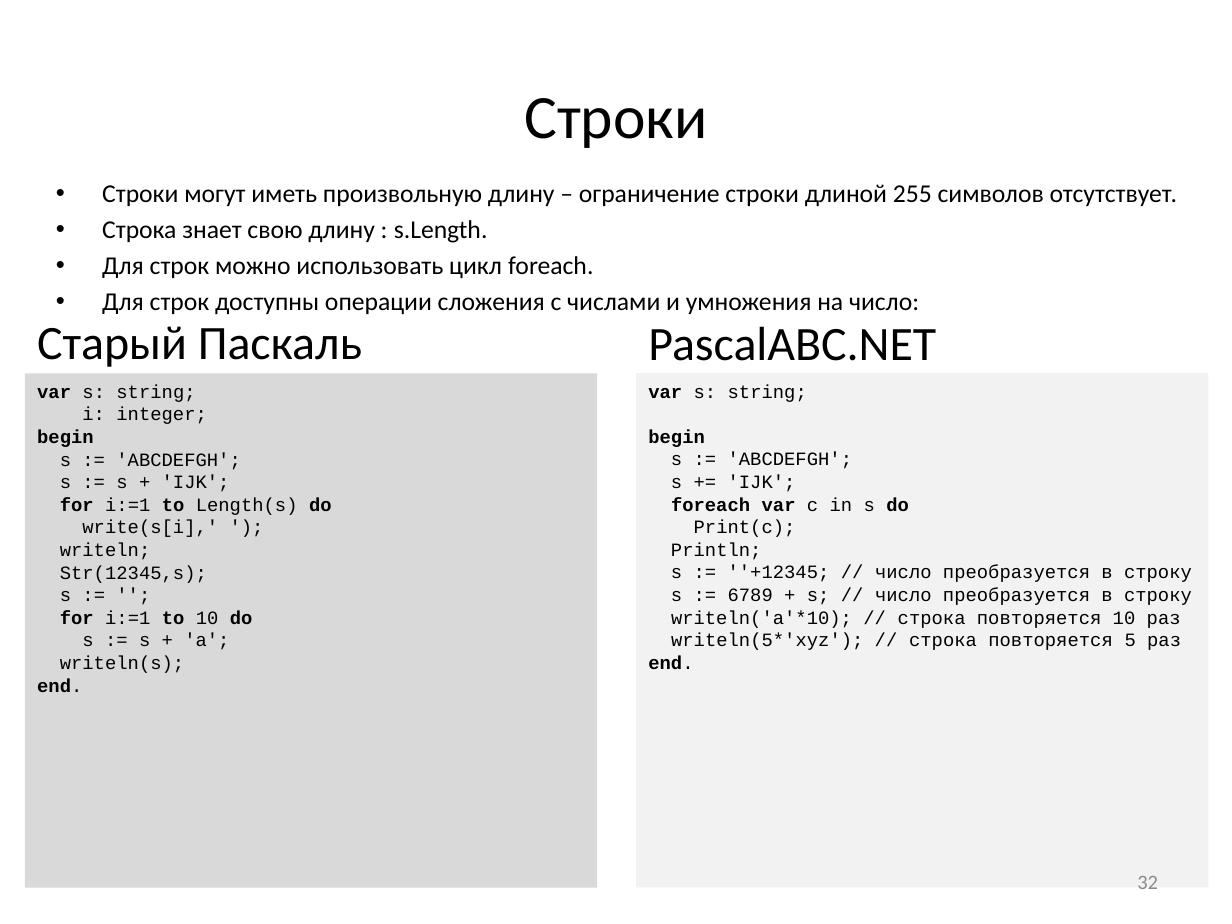
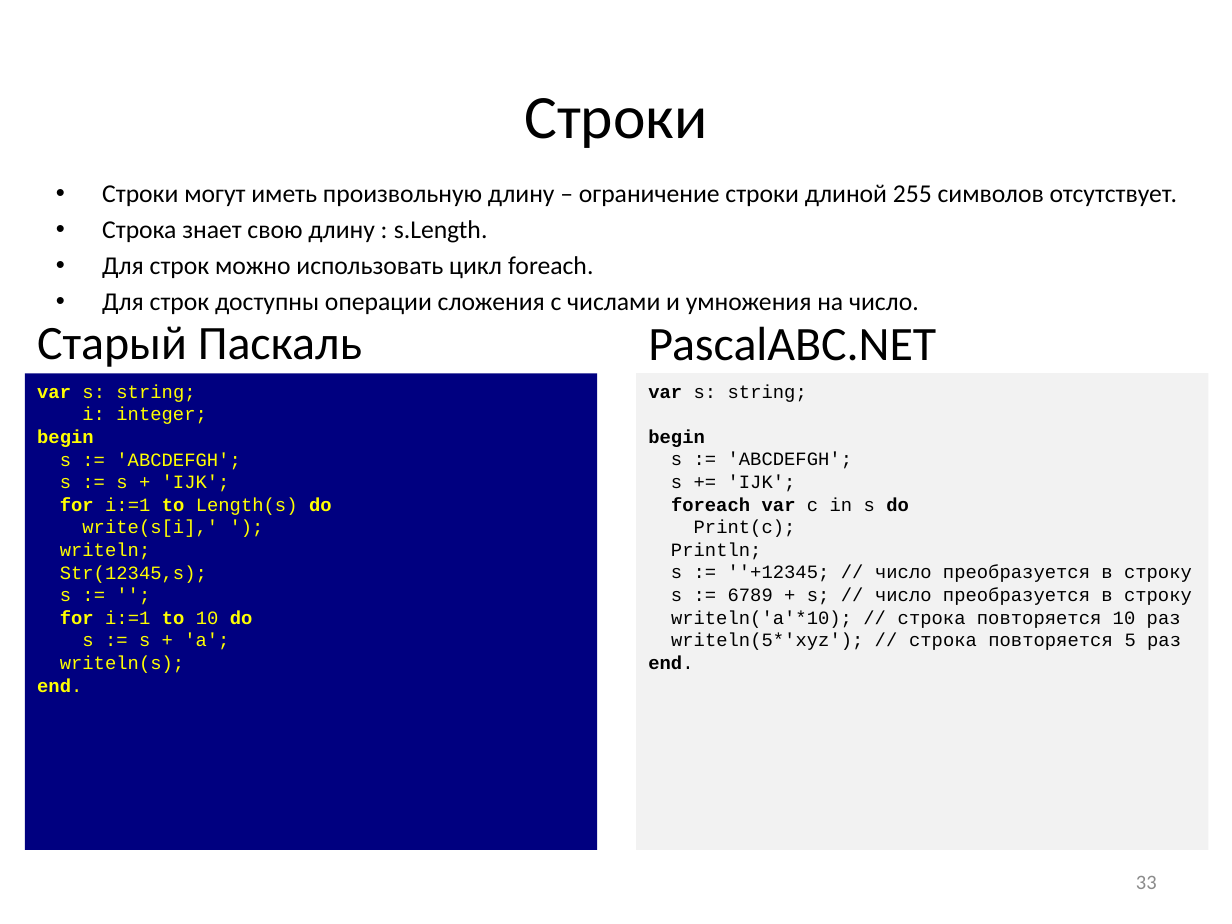
Before and after one commit to pascalabcnet/pascalabcnet, a slide deck: slide 33 of _Presentations/2015 New Features/PascalABC.NET 2015.pptx (slide 32 before the commit). Drawn at 1232x924 pixels with LibreOffice and Linux fonts; fonts in the diff are those of the drawing. Boxes give left, top, right and bottom in pixels: in the first picture for what was removed or moved away, otherwise in the second. Text is boxed around its words. In the diff, an @@ line names an element or a change of style, - is before the commit and + after.

```diff
--- a/_Presentations/2015 New Features/PascalABC.NET 2015.pptx
+++ b/_Presentations/2015 New Features/PascalABC.NET 2015.pptx
@@ text at <box>102,293,919,315</box>: text changed @@
-• Для строк доступны операции сложения с числами и умножения на число:
+• Для строк доступны операции сложения с числами и умножения на число.
@@ rectangle "var s: string;": place and size @@
-rectangle "var s: string;" at <box>25,373,598,887</box>
+rectangle "var s: string;" at <box>25,373,598,850</box>
@@ rectangle "var s: string;" at <box>25,373,598,850</box>: text colour #000000 to #FFFF00; fill #D9D9D9 to #000080 @@
@@ rectangle "var s: string;": place and size @@
-rectangle "var s: string;" at <box>636,373,1209,887</box>
+rectangle "var s: string;" at <box>636,373,1209,850</box>
@@ page number at <box>1136,876,1157,889</box>: text changed @@
-32
+33
```
Also in this commit, not shown: 40 other slides changed, 1 slide added, 11 other files.
